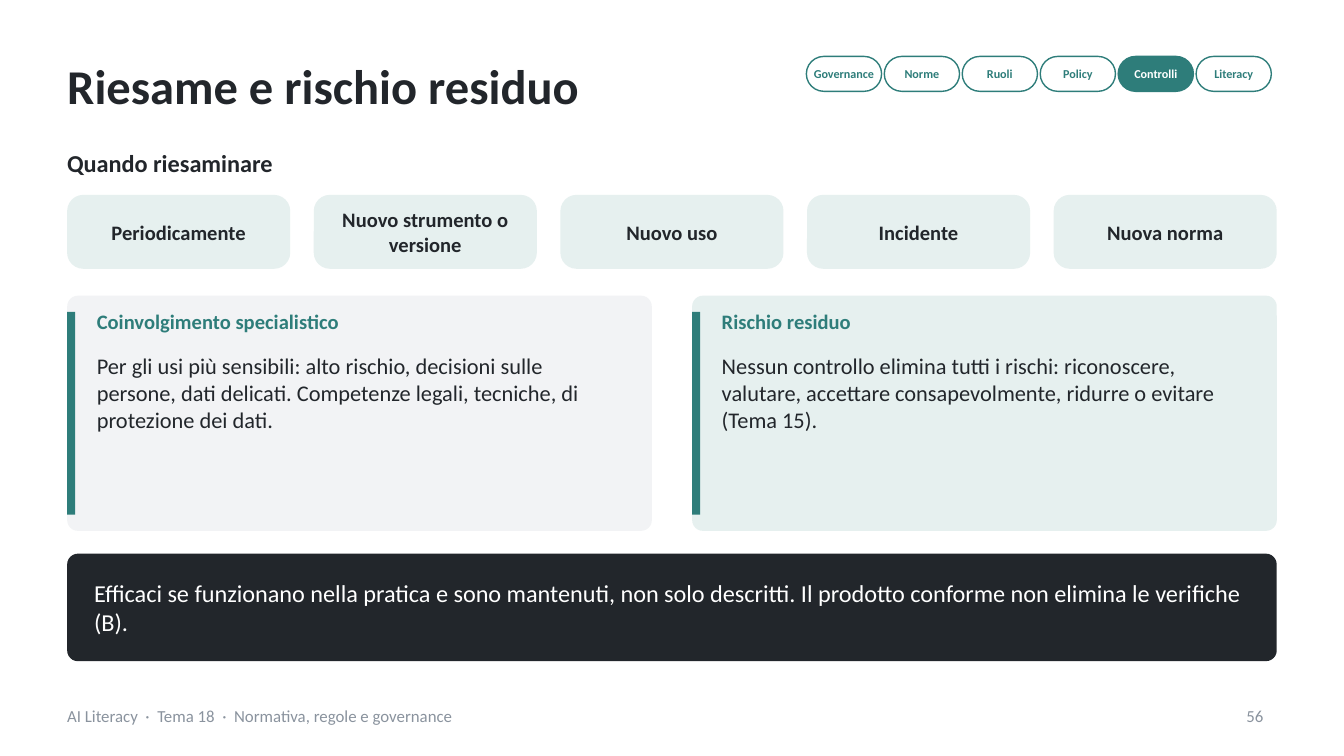
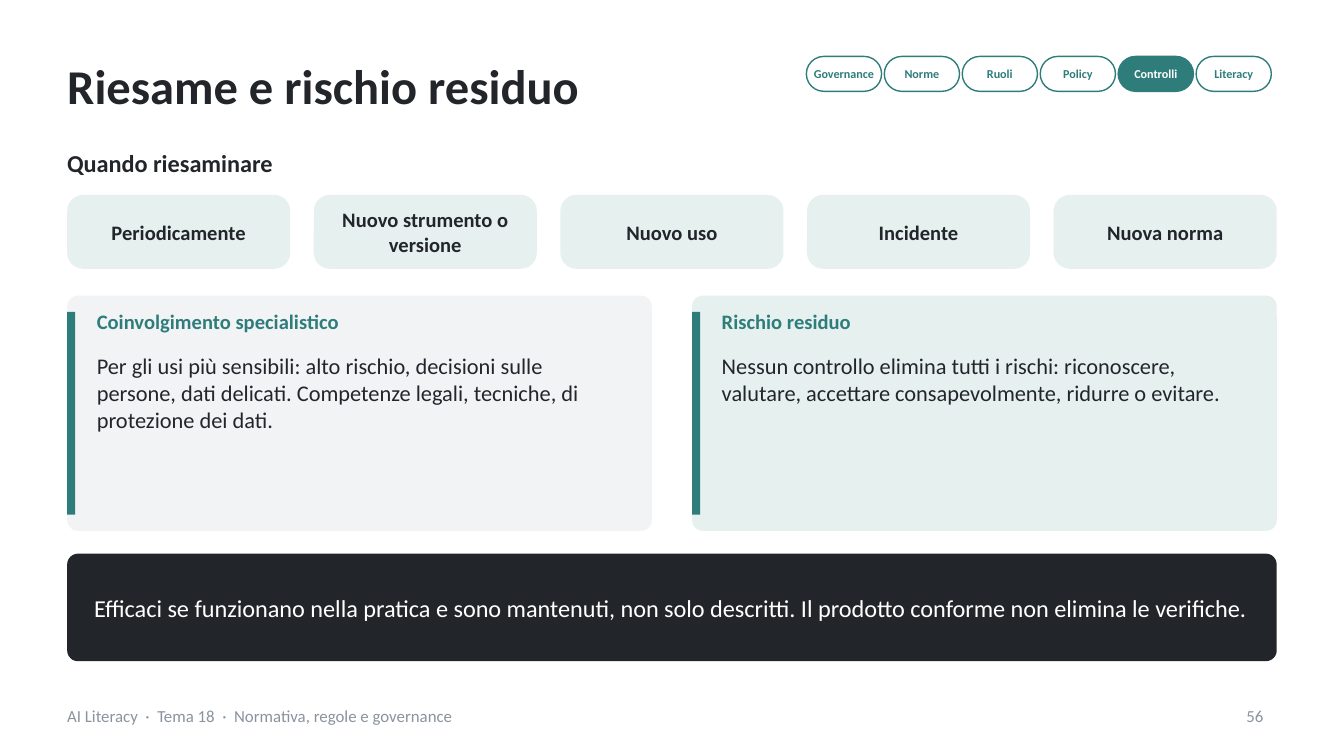
Before and after one commit to NetAi-IT/Formazione-AI-Literacy-Official, a slide deck: slide 56 of Base/Tema18_Normativa_regole_governance_AI.pptx. Drawn at 1344x756 pixels with LibreOffice and Linux fonts; fonts in the diff are those of the drawing. Boxes give left, top, right and bottom in pixels: in the first picture for what was removed or moved away, otherwise in the second. Text is boxed around its words. In the diff, an @@ line names an element or a change of style, - is before the commit and + after.

```diff
--- a/Base/Tema18_Normativa_regole_governance_AI.pptx
+++ b/Base/Tema18_Normativa_regole_governance_AI.pptx
@@ text at [722,358,1219,405]: text changed @@
-Nessun controllo elimina tutti i rischi: riconoscere, valutare, accettare consapevolmente, ridurre o evitare (Tema 15).
+Nessun controllo elimina tutti i rischi: riconoscere, valutare, accettare consapevolmente, ridurre o evitare.
@@ text at [94,600,1246,621]: text changed @@
-Efficaci se funzionano nella pratica e sono mantenuti, non solo descritti. Il prodotto conforme non elimina le verifiche (B).
+Efficaci se funzionano nella pratica e sono mantenuti, non solo descritti. Il prodotto conforme non elimina le verifiche.
```
Also in this commit, not shown: 39 other slides changed, 1 slide added, 1 slide removed, 8 other files.
